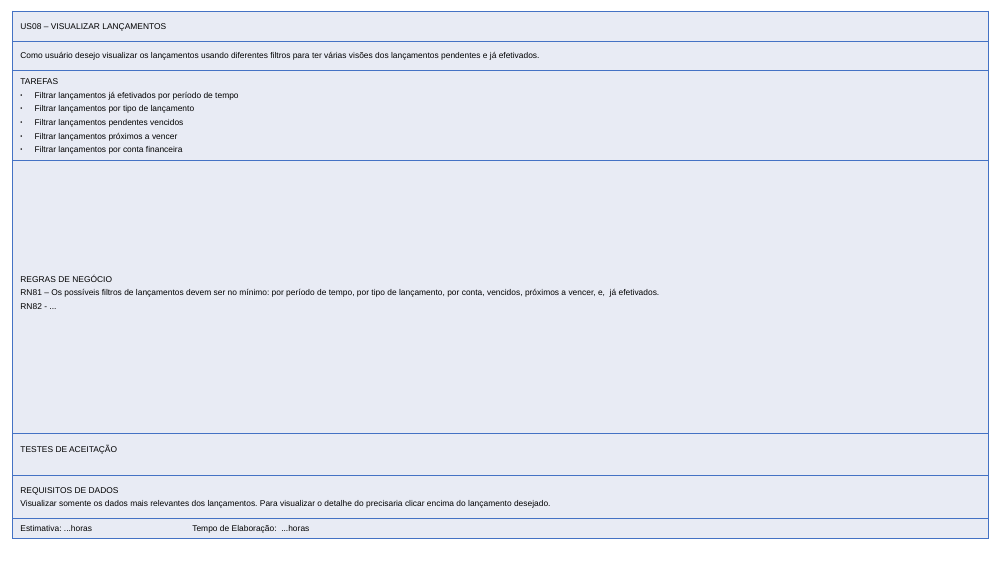
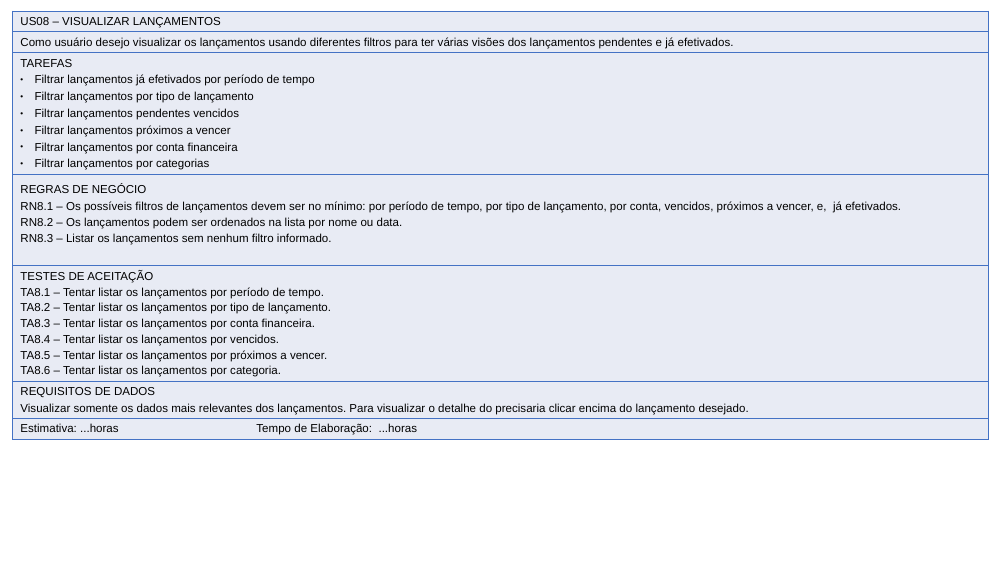
Before and after one commit to evertonschuster/GestaoFinancaPessoal, a slide deck: slide 4 of GestaoFinancaPessoal/GestaoFinancaPessoal/Documentos/Entrega-02/UserStories.pptx. Drawn at 1008x567 pixels with LibreOffice and Linux fonts; fonts in the diff are those of the drawing. Boxes give left, top, right and bottom in pixels: in the first picture for what was removed or moved away, otherwise in the second. Text is boxed around its words. In the diff, an @@ line names an element or a change of style, - is before the commit and + after.

Commit message:
UserStories v2 e Testes de aceitação (04,07,08)

```diff
--- a/GestaoFinancaPessoal/GestaoFinancaPessoal/Documentos/Entrega-02/UserStories.pptx
+++ b/GestaoFinancaPessoal/GestaoFinancaPessoal/Documentos/Entrega-02/UserStories.pptx
@@ table at [13, 11, 989, 464] @@
-row 3, column 1: TAREFAS / Filtrar lançamentos já efetivados por período de tempo / Filtrar lançamentos por tipo de lançamento / Filtrar lançamentos pendentes vencidos / Filtrar lançamentos próximos a vencer / Filtrar lançamentos por conta financeira
+row 3, column 1: TAREFAS / Filtrar lançamentos já efetivados por período de tempo / Filtrar lançamentos por tipo de lançamento / Filtrar lançamentos pendentes vencidos / Filtrar lançamentos próximos a vencer / Filtrar lançamentos por conta financeira / Filtrar lançamentos por categorias
-row 4, column 1: REGRAS DE NEGÓCIO / RN81 – Os possíveis filtros de lançamentos devem ser no mínimo: por período de tempo, por tipo de lançamento, por conta, vencidos, próximos a vencer, e, já efetivados. / RN82 - ...
+row 4, column 1: REGRAS DE NEGÓCIO / RN8.1 – Os possíveis filtros de lançamentos devem ser no mínimo: por período de tempo, por tipo de lançamento, por conta, vencidos, próximos a vencer, e, já efetivados. / RN8.2 – Os lançamentos podem ser ordenados na lista por nome ou data. / RN8.3 – Listar os lançamentos sem nenhum filtro informado.
-row 5, column 1: TESTES DE ACEITAÇÃO
+row 5, column 1: TESTES DE ACEITAÇÃO / TA8.1 – Tentar listar os lançamentos por período de tempo. / TA8.2 – Tentar listar os lançamentos por tipo de lançamento. / TA8.3 – Tentar listar os lançamentos por conta financeira. / TA8.4 – Tentar listar os lançamentos por vencidos. / TA8.5 – Tentar listar os lançamentos por próximos a vencer. / TA8.6 – Tentar listar os lançamentos por categoria.
@@ size 8 to 11 pt in "US08 – VISUALIZAR LANÇAMENTOS", "Como usuário desejo visualizar os lançamentos usando ...", "REQUISITOS DE DADOS", "Visualizar somente os dados mais relevantes dos ..." and 1 more places @@
```
Also in this commit, not shown: 2 other slides changed, 3 other files.
